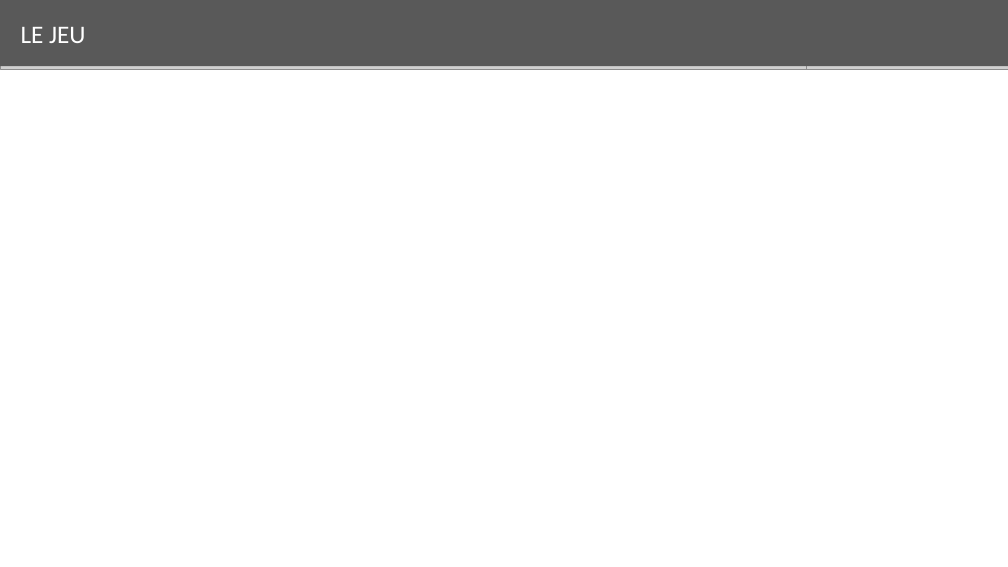
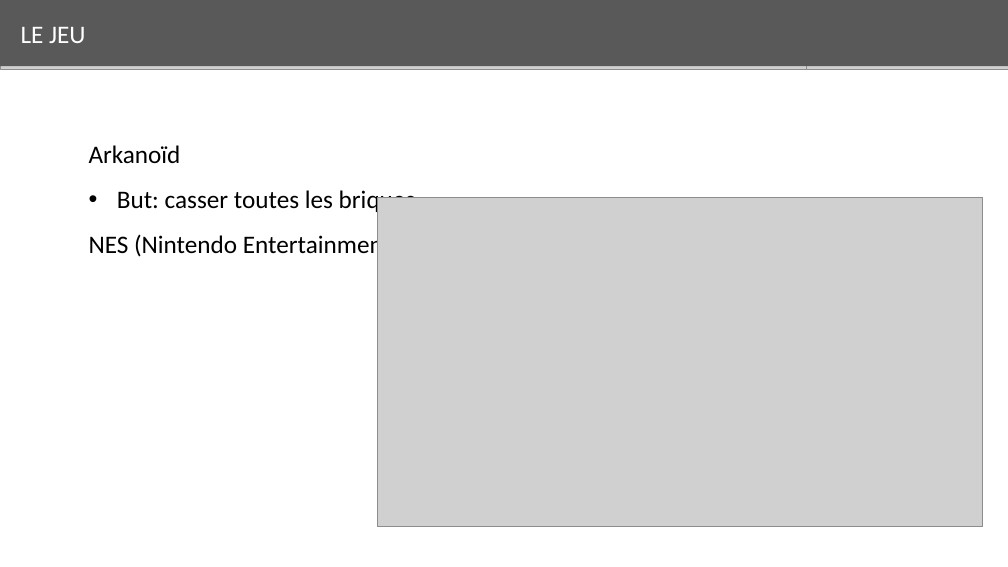
Before and after one commit to Aruisehu/2ARC, a slide deck: slide 4 of Nesnoïd.pptx. Drawn at 1008x567 pixels with LibreOffice and Linux fonts; fonts in the diff are those of the drawing; grey boxes stand for pictures. Boxes give left, top, right and bottom in pixels: in the first picture for what was removed or moved away, otherwise in the second. Text is boxed around its words. In the diff, an @@ line names an element or a change of style, - is before the commit and + after.

Commit message:
ppt

```diff
--- a/Nesnoïd.pptx
+++ b/Nesnoïd.pptx
@@ text added at [89, 145, 416, 260], 24 pt, text #000000 @@
+Arkanoïd
+• But: casser toutes les briques
+NES (Nintendo Entertainment System)
@@ picture added at [377, 197, 982, 526] @@
```
Also in this commit, not shown: 1 other slide changed, 1 slide removed, 1 other file.
